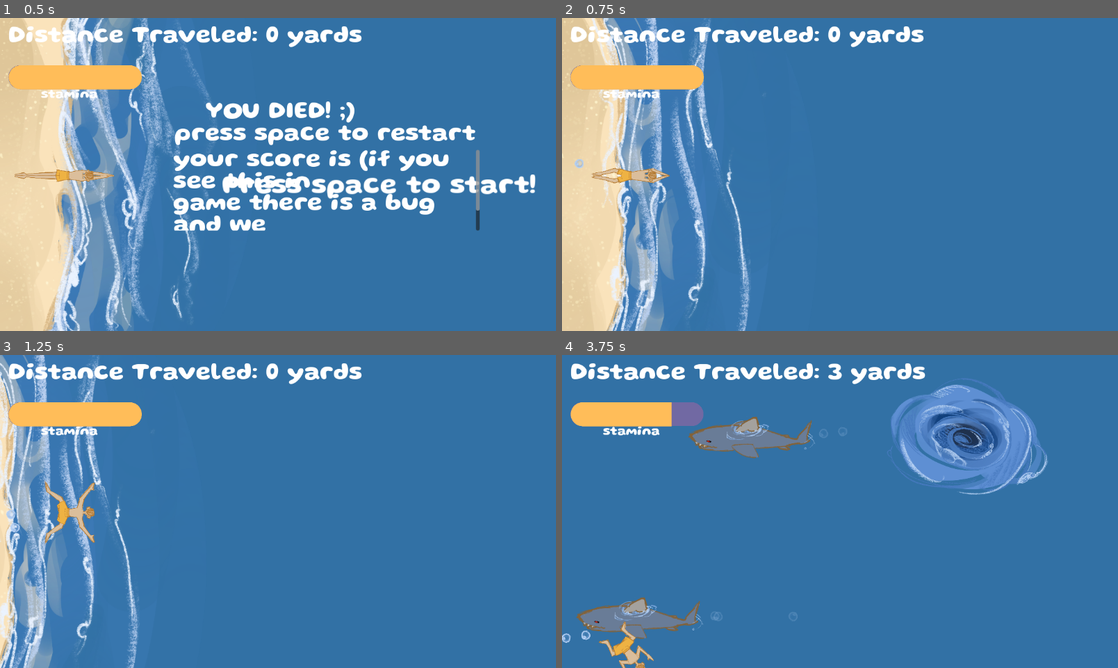
Above: before the commit, frames 1-4 (two rows, left to right).
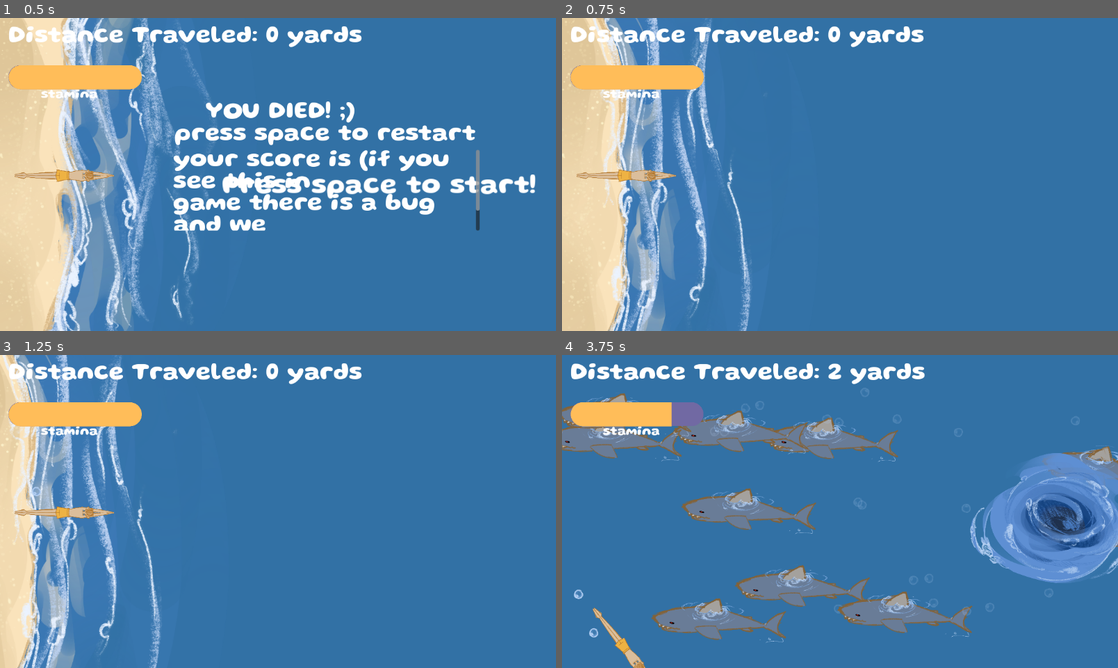
Above: after the commit, the same moments.

Repository: sophieTheProgrammer/microjam-island-61
Game: Godot game, scene res://scenes/game.tscn
The game is run twice, just before and just after one commit, with the same random seed, the same clock (stepped at 60 frames per second) and the same inputs. Sound files missing from this copy of the repository are replaced by a short silence.
Inputs (mouse positions are in pixels of both pictures, inside the frame that each line leads up to):
- Up to frame 1 (0.5 s): no input
- Up to frame 2 (0.75 s): tap Space (restart game) at 0.5 s; move the mouse to (962, 158) at 0.52 s; click (962, 158) at 0.6 s
- Up to frame 3 (1.25 s): tap Enter (ui_accept) at 0.77 s
- Up to frame 4 (3.75 s): move the mouse to (728, 527) at 1.27 s; hold Down (down) 1.28-2.03 s; click (728, 527) at 1.35 s; tap Enter (ui_accept) at 1.52, 3.02 s; move the mouse to (895, 442) at 2.02 s; click (895, 442) at 2.1 s; move the mouse to (812, 574) at 2.77 s; click (812, 574) at 2.85 s; move the mouse to (1006, 558) at 3.52 s; hold Down (down) from 3.53 s (still down); click (1006, 558) at 3.6 s

Frame 1 is identical in both runs. In frame 2, 4.8% of the frame differs, in the area x 0-35%, y 0-100%; in frame 3, 13%; in frame 4, 25%, in the area x 0-100%, y 2-100%.

Commit message:
BOOM THE BUG IS SOLVED
WHERE YOU ARE ON A LOG AND DIE AND PRESS SPACEBAR TO RESPAWN

Diff:
--- a/scripts/chunk.gd
+++ b/scripts/chunk.gd
@@ -4,7 +4,7 @@
 var SHARK = preload("res://scenes/shark.tscn")
 
 var LOG = preload("res://scenes/log.tscn")
-var sharks_to_spawn = randi() % 2 + 1
+var sharks_to_spawn = randi() % 2 + 10
 var whirlpools_to_spawn = 1
 var logs_to_spawn = -1
 var chunks_since_log = 2
--- a/scripts/global.gd
+++ b/scripts/global.gd
@@ -25,17 +25,19 @@
 	score = 0
 	Engine.time_scale = 1
 	await fade_node.fade(1, .15).finished
-	game_is_running = true
 	if reloadWorld:
 		var current_world_container = get_tree().current_scene.get_node("world_container")
 		print(current_world_container)
 		print(get_tree().current_scene.get_children())
 		current_world_container.queue_free()
+		# remove child removes in within the frame cause queue free waits until the end so i kept both
 		get_tree().current_scene.remove_child(current_world_container)
 		var new_world_container = WORLD_CONTAINER.instantiate()
 		get_tree().current_scene.add_child(new_world_container, true)
 		new_world_container.name = "world_container"
 		await fade_node.fade(0,.15).finished
+		# GAME IS RUNNING NEEDS TO STAY HERE WHEN THE GAME IS RUNNING ACTUALLY STARTS RUNNING
+		game_is_running = true
 	else:
 		get_tree().change_scene_to_packed(GAME)
 		await fade_node.fade(0,.15).finished
--- a/scripts/player.gd
+++ b/scripts/player.gd
@@ -22,8 +22,9 @@
 		animated_sprite_2d.stop()
 		animated_sprite_2d.frame = 3
 		Global.is_decreasing = false
+		Global.attached = false
 	else:
-		if Global.attached:
+		if Global.attached and Global.game_is_running:
 				self.position.x = log_ref.position.x
 				self.position.y = log_ref.position.y
 			#log_ref.velocity = self.velocity
@@ -42,8 +43,7 @@
 			position.y = -Global.viewport.y/2 + buffer
 		self.rotation = lerp_angle(self.rotation, direction*45, 10 * delta)
 		move_and_slide()
-func game_over():
-	collision_shape_2d.set_deferred("disabled", false)
+
 func attach_to_log(log_ref):
 	print("attaching shall commence")
 	cpu_particles_2d.hide()
@@ -52,6 +52,7 @@
 	animated_sprite_2d.stop()
 	animated_sprite_2d.frame = 3
 
+
 func detach_from_log():
 	EventBus.player_deattaches_to_log.emit()
 	cpu_particles_2d.show()
